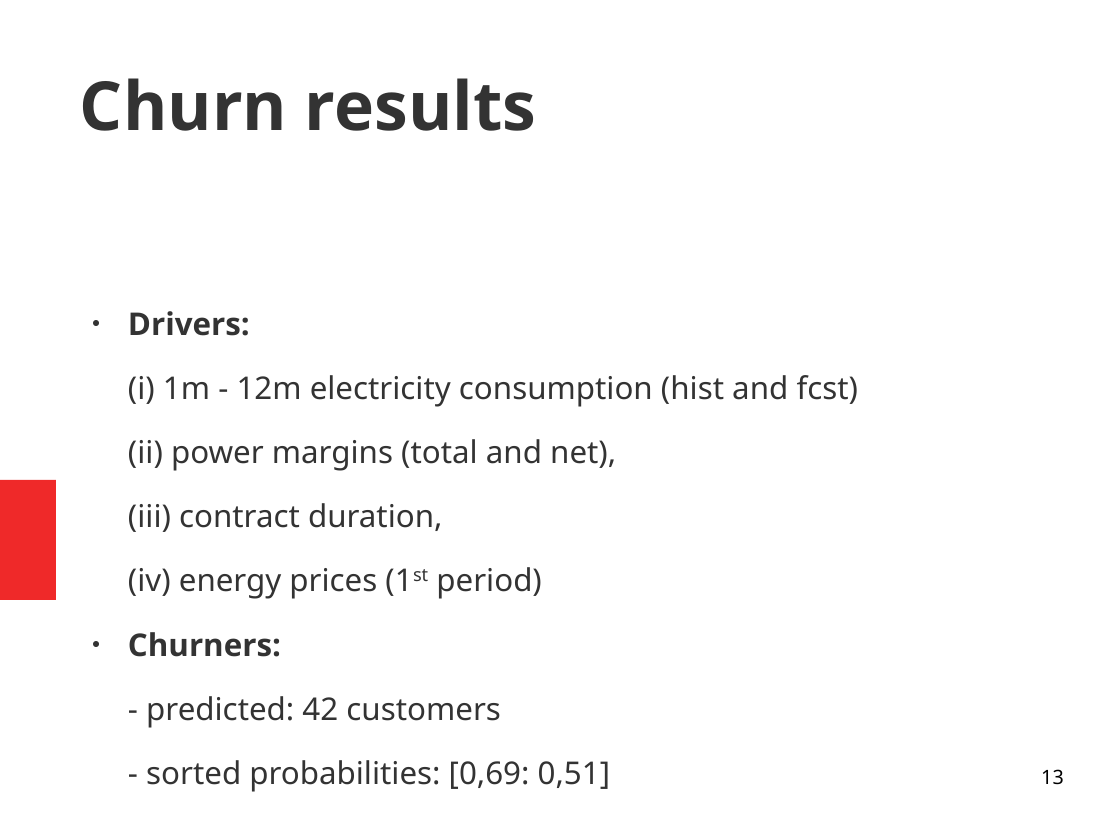
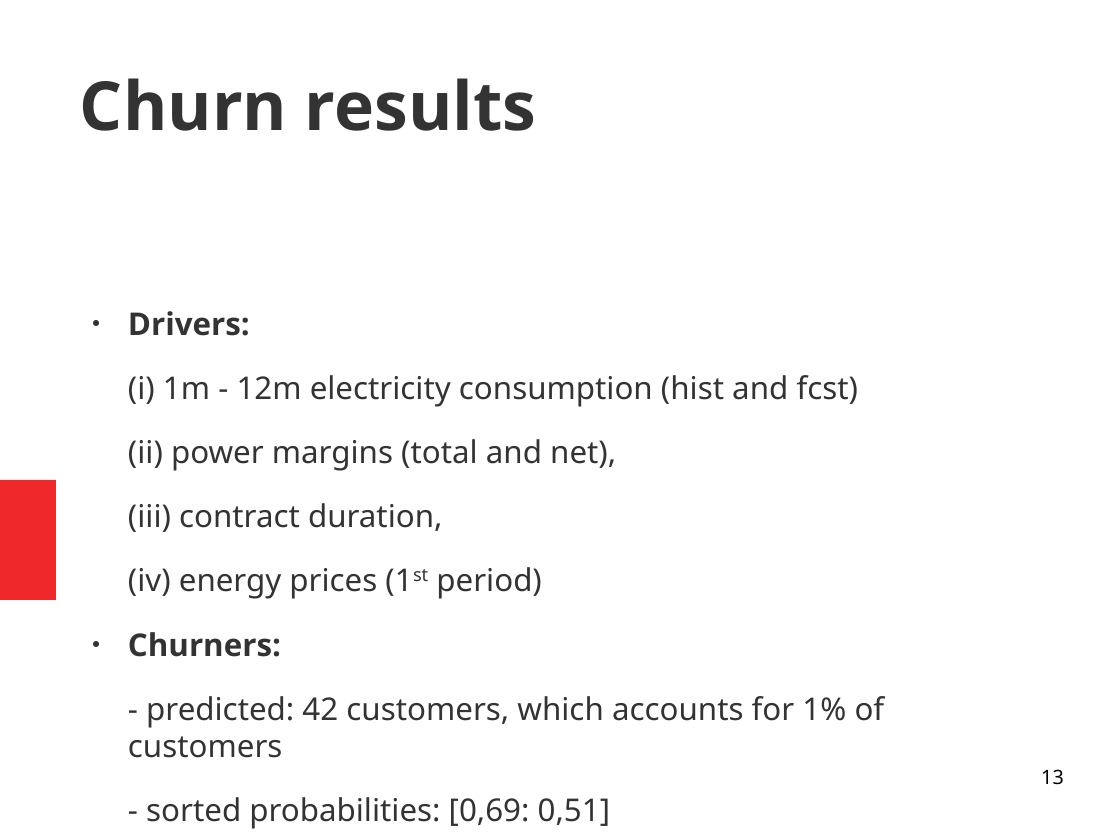
Before and after one commit to isabelpuche/Marketing_Analytics, a slide deck: slide 13 of ppt_100421.odp. Drawn at 1120x840 pixels with LibreOffice and Linux fonts; fonts in the diff are those of the drawing. Boxes give left, top, right and bottom in pixels: in the first picture for what was removed or moved away, otherwise in the second. Text is boxed around its words. In the diff, an @@ line names an element or a change of style, - is before the commit and + after.

```diff
--- a/ppt_100421.odp
+++ b/ppt_100421.odp
@@ text at (128,696,885,758): text changed @@
-- predicted: 42 customers
+- predicted: 42 customers, which accounts for 1% of customers
```
Also in this commit, not shown: 1 other slide changed, 4 other files.
